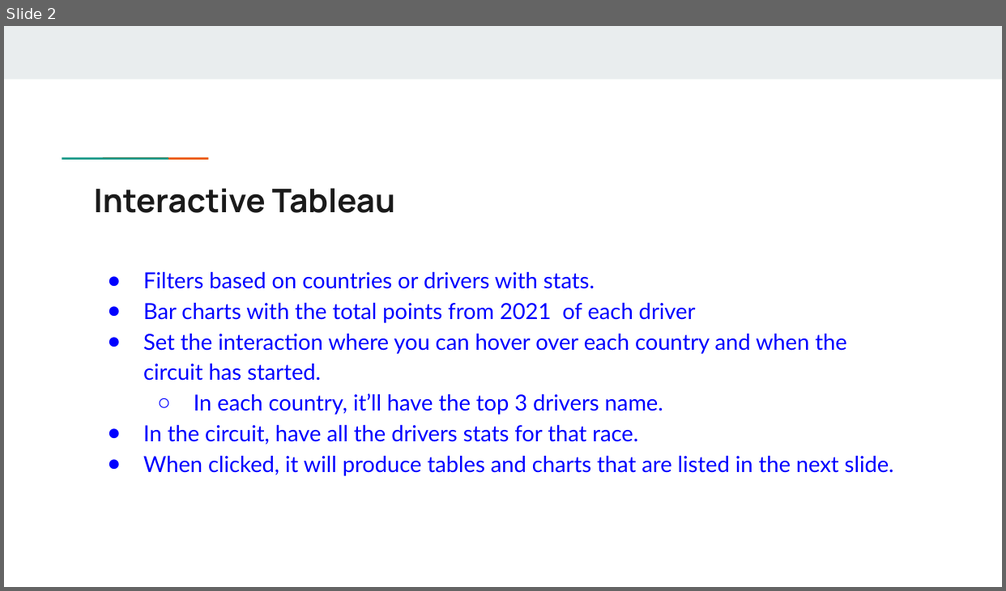
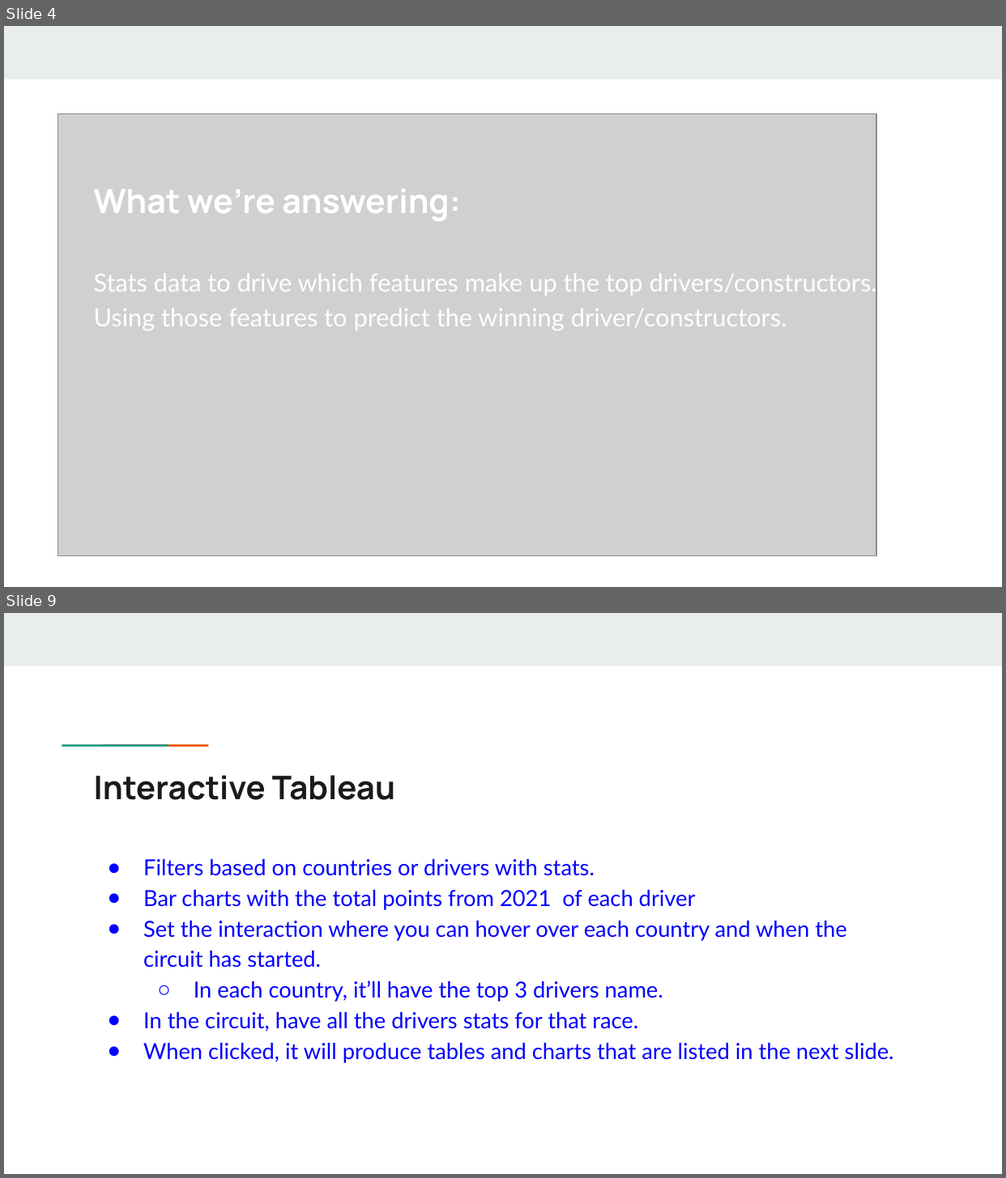
Before and after one commit to Spakicey/2022-Formula1-Analysis, a slide deck: Final Project.pptx. Shown one above the other, each under a label of ours: slide 2 before the commit, slides 4 and 9 after it; the slides between them are not shown. The pictures are 1006x591 and 1006x1178 pixels, drawn with LibreOffice and Linux fonts; fonts in the diff are those of the drawing; grey boxes stand for pictures; background and template pictures are left out. Boxes give left, top, right and bottom in pixels: in the first picture for what was removed or moved away, otherwise in the second. Text is boxed around its words. In the diff, an @@ line names an element or a change of style, - is before the commit and + after.

```diff
--- a/Final Project.pptx
+++ b/Final Project.pptx
@@ slide 4 added at (4,26,1002,587), background #FFFFFF; not listed: 1 template element that a slide beside it also shows @@
@@ picture added at (58,113,876,557) @@
@@ title added at (94,189,460,221), 24 pt, text #FFFFFF, bold @@
+What we’re answering:
@@ text added at (94,270,877,331), 18 pt, text #FFFFFF @@
+Stats data to drive which features make up the top drivers/constructors. Using those features to predict the winning driver/constructors.
@@ what was slide 2 is now slide 9 @@
```
Also in this commit, not shown: 2 slides changed, 6 other slides added, 1 slide removed, 3 other files.
